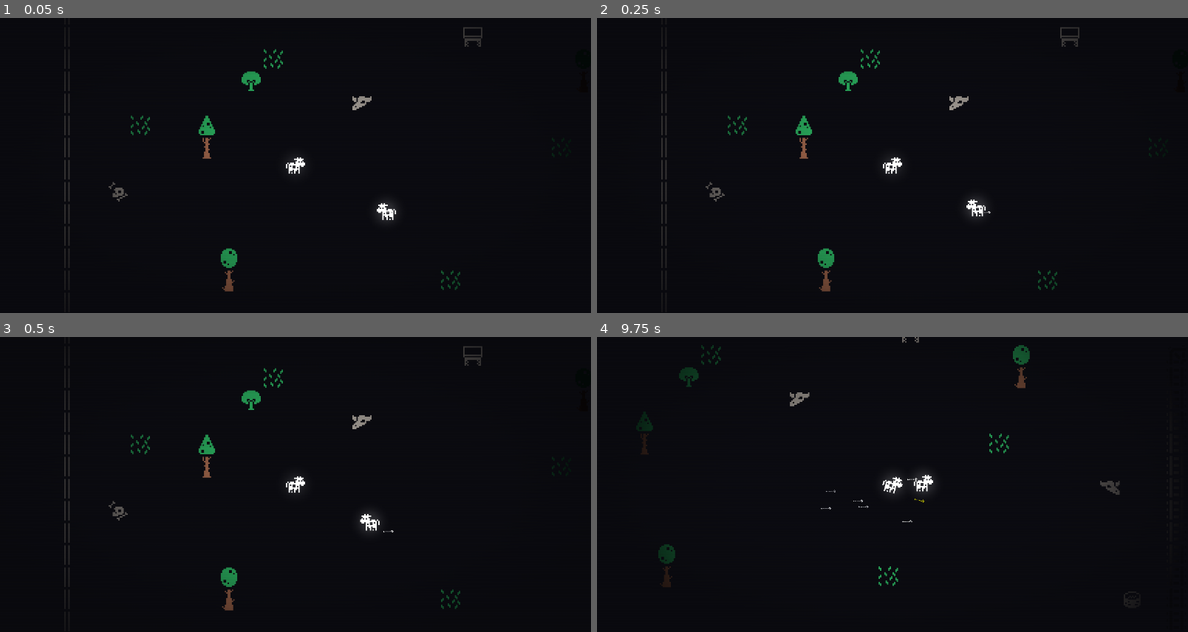
Above: before the commit, frames 1-4 (two rows, left to right).
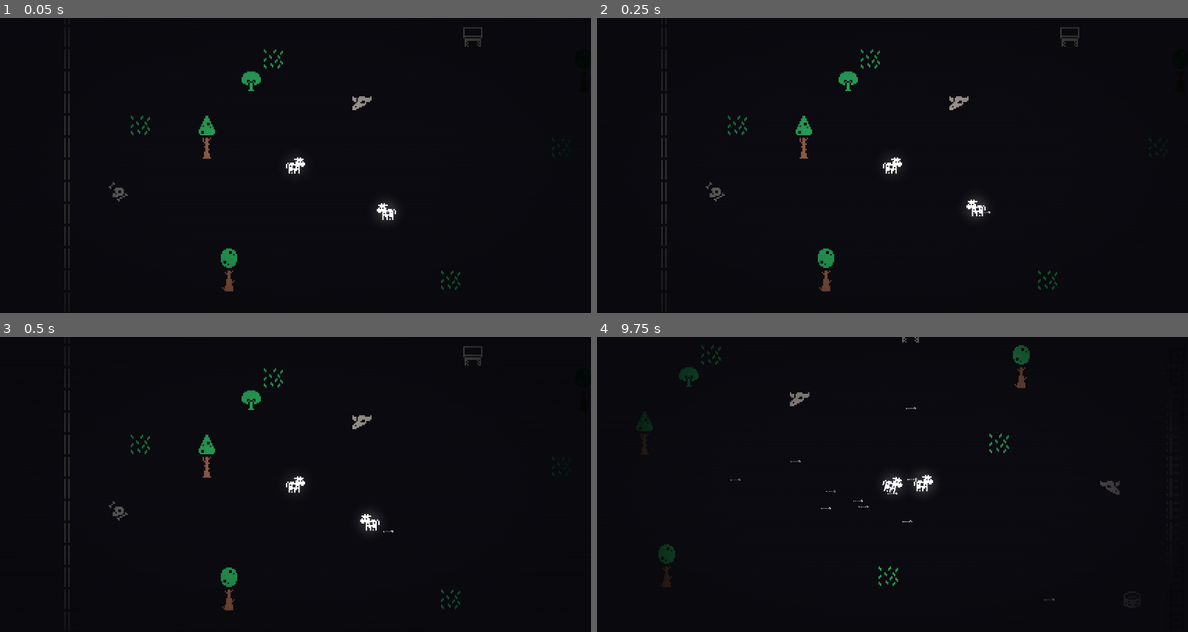
Above: after the commit, the same moments.

Repository: baiaooo/rogue
Game: Godot game, scene res://rooms/forest.tscn
The game is run twice, just before and just after one commit, with the same random seed, the same clock (stepped at 60 frames per second) and the same inputs.
Inputs (mouse positions are in pixels of both pictures, inside the frame that each line leads up to):
- Up to frame 1 (0.05 s): no input
- Up to frame 2 (0.25 s): no input
- Up to frame 3 (0.5 s): no input
- Up to frame 4 (9.75 s): tap Enter (ui_accept) at 0.5, 0.77, 1.52, 3.02, 3.77, 4.52, 6.02, 6.77, 7.52, 9.02 s; move the mouse to (1022, 469) at 0.52 s; hold D (move_right) 0.53-1.28 s; click (1022, 469) at 0.67 s; move the mouse to (774, 499) at 1.27 s; hold S (move_down) 1.28-2.03 s; move the mouse to (951, 419) at 2.02 s; hold D (move_right) 2.03-2.78 s; move the mouse to (862, 543) at 2.77 s; hold W (move_up) 2.78-3.53 s; click (862, 543) at 2.92 s; move the mouse to (1069, 528) at 3.52 s; hold A (move_left) 3.53-5.03 s; move the mouse to (715, 440) at 4.27 s; move the mouse to (922, 484) at 5.02 s; hold S (move_down) 5.03-5.78 s; click (922, 484) at 5.17 s; move the mouse to (803, 410) at 5.77 s; hold D (move_right) 5.78-6.53 s; move the mouse to (1022, 469) at 6.52 s; hold W (move_up) 6.53-7.28 s; move the mouse to (774, 499) at 7.27 s; hold D (move_right) 7.28-8.03 s; click (774, 499) at 7.42 s; move the mouse to (951, 419) at 8.02 s; hold S (move_down) 8.03-8.78 s; move the mouse to (862, 543) at 8.77 s; hold A (move_left) 8.78-9.53 s; move the mouse to (1069, 528) at 9.52 s; hold W (move_up) from 9.53 s (still down); click (1069, 528) at 9.67 s

Frames 1-3 are identical in both runs. In frame 4, less than 0.1% of the frame differs, in the area x 22-78%, y 23-90%.
Error after the commit: Parse Error: Unexpected "?" in source. If you want a ternary operator, use "truthy_value if true_condition else falsy_value". (res://scripts/projectile.gd:67)

Commit message:
Unify projectiles and fix HP damage

Diff:
--- a/characters/enemy.tscn
+++ b/characters/enemy.tscn
@@ -1,7 +1,7 @@
 [gd_scene format=3 uid="uid://nl1eviyp2itw"]
 
 [ext_resource type="Script" uid="uid://2gpoe13rxejy" path="res://scripts/enemy.gd" id="1_nhupr"]
-[ext_resource type="PackedScene" uid="uid://b626qchbu56rr" path="res://characters/missile/missile_enemy.tscn" id="2_1ohc2"]
+[ext_resource type="PackedScene" uid="uid://dp35p5gq0p2k5" path="res://characters/missile/projectile.tscn" id="2_1ohc2"]
 [ext_resource type="Texture2D" uid="uid://bd1tkj6718xk5" path="res://sprites/critter/tile370.png" id="2_dbfo6"]
 
 [sub_resource type="Gradient" id="Gradient_0vf67"]
--- a/characters/hero.tscn
+++ b/characters/hero.tscn
@@ -1,7 +1,7 @@
 [gd_scene format=3 uid="uid://dund3rfvhpkft"]
 
 [ext_resource type="Script" uid="uid://cd80o8n67mlms" path="res://scripts/hero.gd" id="1_0cirb"]
-[ext_resource type="PackedScene" uid="uid://mpmn1aa1cgw6" path="res://characters/missile/arrow_hero.tscn" id="2_hsbtt"]
+[ext_resource type="PackedScene" uid="uid://dp35p5gq0p2k5" path="res://characters/missile/projectile.tscn" id="2_hsbtt"]
 [ext_resource type="Texture2D" uid="uid://bd1tkj6718xk5" path="res://sprites/critter/tile370.png" id="2_t4k1q"]
 
 [sub_resource type="Gradient" id="Gradient_0vf67"]
--- a/characters/missile/arrow_enemy.tscn
+++ /dev/null
@@ -1,20 +0,0 @@
-[gd_scene format=3 uid="uid://cj8brt3mcsxo8"]
-
-[ext_resource type="Script" uid="uid://cs4a6go6c4o67" path="res://scripts/arrow_hero.gd" id="1_aqnyw"]
-[ext_resource type="Texture2D" uid="uid://bqnbj5mx0sn0p" path="res://sprites/weapons/tile179.png" id="2_kch7q"]
-
-[sub_resource type="RectangleShape2D" id="RectangleShape2D_0e1uv"]
-size = Vector2(5, 4)
-
-[node name="ArrowHero" type="Area2D" unique_id=905195119]
-position = Vector2(-7, 0)
-script = ExtResource("1_aqnyw")
-
-[node name="Sprite2D" type="Sprite2D" parent="." unique_id=1080471015]
-position = Vector2(-1, 0)
-rotation = 0.76774067
-texture = ExtResource("2_kch7q")
-
-[node name="CollisionShape2D" type="CollisionShape2D" parent="." unique_id=455823640]
-position = Vector2(7, 0)
-shape = SubResource("RectangleShape2D_0e1uv")
--- a/characters/missile/arrow_hero.tscn
+++ /dev/null
@@ -1,19 +0,0 @@
-[gd_scene format=3 uid="uid://mpmn1aa1cgw6"]
-
-[ext_resource type="Script" uid="uid://cs4a6go6c4o67" path="res://scripts/arrow_hero.gd" id="1_1k7yn"]
-[ext_resource type="Texture2D" uid="uid://lo6ckxb4qdgy" path="res://sprites/weapons/tile228.png" id="2_1k7yn"]
-
-[sub_resource type="RectangleShape2D" id="RectangleShape2D_0e1uv"]
-size = Vector2(5, 4)
-
-[node name="ArrowHero" type="Area2D" unique_id=905195119]
-script = ExtResource("1_1k7yn")
-
-[node name="CollisionShape2D" type="CollisionShape2D" parent="." unique_id=455823640]
-shape = SubResource("RectangleShape2D_0e1uv")
-
-[node name="Sprite2D" type="Sprite2D" parent="." unique_id=1593160951]
-position = Vector2(4.7683716e-07, 0)
-rotation = 0.77216774
-scale = Vector2(0.375, 0.375)
-texture = ExtResource("2_1k7yn")
--- a/characters/missile/missile_enemy.tscn
+++ b/characters/missile/projectile.tscn
@@ -1,13 +1,13 @@
-[gd_scene format=3 uid="uid://b626qchbu56rr"]
+[gd_scene format=3 uid="uid://dp35p5gq0p2k5"]
 
-[ext_resource type="Script" uid="uid://cvywmhkiyandn" path="res://missile_enemy.gd" id="1_xjtkr"]
-[ext_resource type="Texture2D" uid="uid://lo6ckxb4qdgy" path="res://sprites/weapons/tile228.png" id="2_0thyq"]
+[ext_resource type="Script" uid="uid://d0w1x8b7mwxg0" path="res://scripts/projectile.gd" id="1_mj0s2"]
+[ext_resource type="Texture2D" uid="uid://lo6ckxb4qdgy" path="res://sprites/weapons/tile228.png" id="2_o8k1h"]
 
 [sub_resource type="RectangleShape2D" id="RectangleShape2D_0e1uv"]
 size = Vector2(5, 4)
 
-[node name="missile" type="Area2D" unique_id=905195119]
-script = ExtResource("1_xjtkr")
+[node name="Projectile" type="Area2D" unique_id=905195119]
+script = ExtResource("1_mj0s2")
 
 [node name="CollisionShape2D" type="CollisionShape2D" parent="." unique_id=455823640]
 shape = SubResource("RectangleShape2D_0e1uv")
--- a/scripts/enemy.gd
+++ b/scripts/enemy.gd
@@ -100,6 +100,19 @@
 	# Instancia o projétil
 	var projectile = enemy_projectile_scene.instantiate()
 
+	if "speed" in projectile:
+		projectile.speed = 300.0
+	if "damage" in projectile:
+		projectile.damage = 15
+	if "lifetime" in projectile:
+		projectile.lifetime = 5.0
+	if "color_1" in projectile:
+		projectile.color_1 = Color(1.0, 0.3, 0.0)
+	if "color_2" in projectile:
+		projectile.color_2 = Color(0.8, 0.0, 0.0)
+	if "color_change_speed" in projectile:
+		projectile.color_change_speed = 8.0
+
 	# Configura a posição inicial
 	projectile.global_position = global_position
 
--- a/scripts/hero.gd
+++ b/scripts/hero.gd
@@ -173,6 +173,11 @@
 	elif "direction" in projectile:
 		projectile.direction = shoot_direction
 
+	if projectile.has_method("set_team"):
+		projectile.set_team("player")
+	elif "team" in projectile:
+		projectile.team = "player"
+
 	# Adiciona o projétil à cena
 	get_tree().current_scene.add_child(projectile)
 
--- a/scripts/missile_enemy.gd
+++ /dev/null
@@ -1,78 +0,0 @@
-extends Area2D
-
-# =========================
-# CONFIGURAÇÕES DO PROJÉTIL
-# =========================
-@export var speed: float = 300.0
-@export var damage: int = 15
-@export var lifetime: float = 5.0
-
-# =========================
-# CONFIGURAÇÕES DE COR
-# =========================
-@export var color_1: Color = Color(1.0, 0.3, 0.0)  # Laranja
-@export var color_2: Color = Color(0.8, 0.0, 0.0)  # Vermelho escuro
-@export var color_change_speed: float = 8.0
-
-# =========================
-# VARIÁVEIS INTERNAS
-# =========================
-var direction: Vector2 = Vector2.RIGHT
-var team: String = "enemy"  # Para identificar de quem é o projétil
-var color_time: float = 0.0
-
-@onready var sprite: Sprite2D = $Sprite2D if has_node("Sprite2D") else null
-
-func _ready() -> void:
-	# Autodestruição após tempo
-	await get_tree().create_timer(lifetime).timeout
-	queue_free()
-
-func _physics_process(delta: float) -> void:
-	# Move o projétil
-	position += direction * speed * delta
-
-	# Aplica mudança de cor
-	_apply_color_change(delta)
-
-# =========================
-# SISTEMA DE MUDANÇA DE COR
-# =========================
-func _apply_color_change(delta: float) -> void:
-	if not sprite:
-		return
-
-	color_time += delta * color_change_speed
-	var blend_factor = (sin(color_time) + 1.0) / 2.0
-	var current_color = color_1.lerp(color_2, blend_factor)
-	sprite.modulate = current_color
-
-# =========================
-# CONFIGURAÇÃO
-# =========================
-func set_direction(dir: Vector2) -> void:
-	direction = dir.normalized()
-	rotation = direction.angle()
-
-func set_team(team_name: String) -> void:
-	team = team_name
-
-# =========================
-# SISTEMA DE COLISÃO
-# =========================
-func _on_body_entered(body: Node2D) -> void:
-	# Só atinge o player, não outros inimigos
-	if body.is_in_group("player"):
-		if body.has_method("take_damage"):
-			body.take_damage(damage)
-		queue_free()
-	# Ignora inimigos
-	elif body.is_in_group("enemy"):
-		return
-	# Colide com paredes/obstáculos
-	else:
-		queue_free()
-
-func _on_area_entered(area: Area2D) -> void:
-	# Opcional: colisão com outras áreas
-	queue_free()
--- a/scripts/arrow_hero.gd
+++ b/scripts/projectile.gd
@@ -4,15 +4,16 @@
 # CONFIGURAÇÕES DO PROJÉTIL
 # =========================
 @export var speed: float = 400.0
-@export var lifetime: float = 3.0  # Tempo antes de destruir automaticamente
+@export var lifetime: float = 3.0
 @export var damage: int = 20
+@export var team: String = "player"
 
 # =========================
 # CONFIGURAÇÕES DE COR
 # =========================
-@export var color_1: Color = Color.RED  # Primeira cor
-@export var color_2: Color = Color.YELLOW  # Segunda cor
-@export var color_change_speed: float = 5.0  # Velocidade da transição de cor
+@export var color_1: Color = Color.RED
+@export var color_2: Color = Color.YELLOW
+@export var color_change_speed: float = 5.0
 
 # =========================
 # VARIÁVEIS INTERNAS
@@ -20,19 +21,18 @@
 var direction: Vector2 = Vector2.RIGHT
 var color_time: float = 0.0
 
-# Referência ao sprite (ajuste o caminho se necessário)
 @onready var sprite: Sprite2D = $Sprite2D if has_node("Sprite2D") else null
 
 func _ready() -> void:
-	# Autodestruição após um tempo
-	await get_tree().create_timer(lifetime).timeout
-	queue_free()
+	body_entered.connect(_on_body_entered)
+	area_entered.connect(_on_area_entered)
+
+	if lifetime > 0:
+		await get_tree().create_timer(lifetime).timeout
+		queue_free()
 
 func _physics_process(delta: float) -> void:
-	# Move o projétil na direção configurada
 	position += direction * speed * delta
-
-	# Aplica a mudança de cor
 	_apply_color_change(delta)
 
 # =========================
@@ -42,37 +42,36 @@
 	if not sprite:
 		return
 
-	# Incrementa o tempo de mudança de cor
 	color_time += delta * color_change_speed
-
-	# Calcula o fator de interpolação usando seno (oscila entre 0 e 1)
 	var blend_factor = (sin(color_time) + 1.0) / 2.0
-
-	# Interpola entre as duas cores
 	var current_color = color_1.lerp(color_2, blend_factor)
-
-	# Aplica a cor ao sprite
 	sprite.modulate = current_color
 
 # =========================
-# CONFIGURAÇÃO DE DIREÇÃO
+# CONFIGURAÇÃO DE DIREÇÃO/TIME
 # =========================
 func set_direction(dir: Vector2) -> void:
-	# Configura a direção do projétil
 	direction = dir.normalized()
+	rotation = direction.angle()
 
-	# Rotaciona o sprite para apontar na direção do movimento
-	rotation = direction.angle()
+func set_team(team_name: String) -> void:
+	team = team_name
 
 # =========================
 # SISTEMA DE COLISÃO
 # =========================
 func _on_body_entered(body: Node2D) -> void:
-	if body.is_in_group("enemy"):
+	if body.is_in_group(team):
+		return
+
+	var target_group := team == "enemy" ? "player" : "enemy"
+	if body.is_in_group(target_group):
 		if body.has_method("take_damage"):
 			body.take_damage(damage)
 		queue_free()
-	elif body.is_in_group("player"):
 		return
-	else:
-		queue_free()
+
+	queue_free()
+
+func _on_area_entered(area: Area2D) -> void:
+	queue_free()
Not shown: 1 places in characters/missile/projectile.tscn that only renumber resources
Not shown, removed: scripts/arrow_hero.gd.uid
Not shown, removed: scripts/missile_enemy.gd.uid
